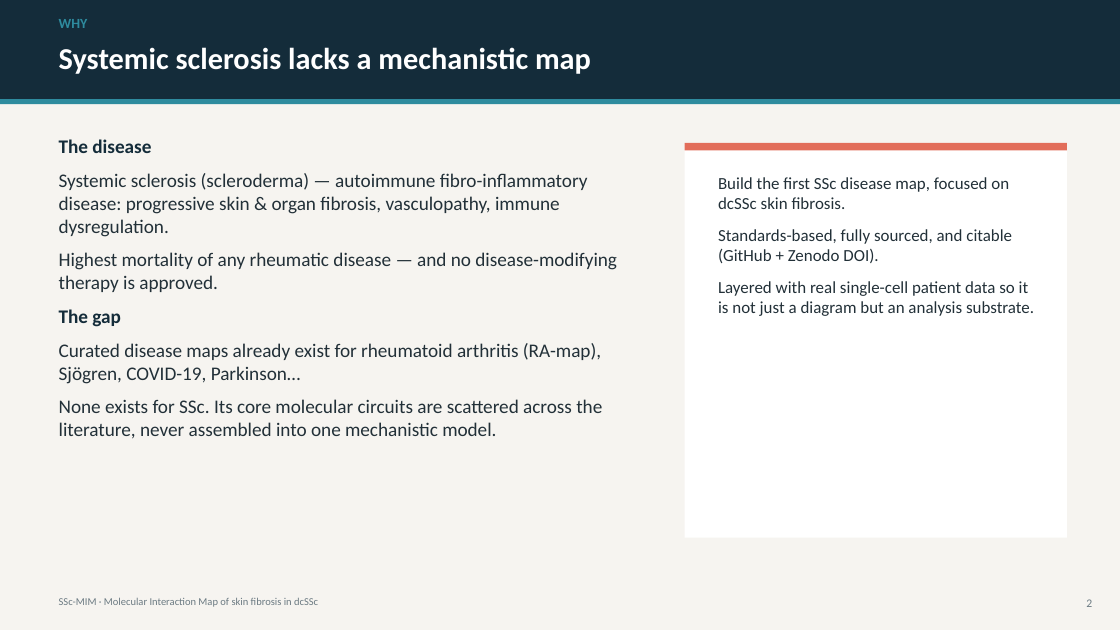
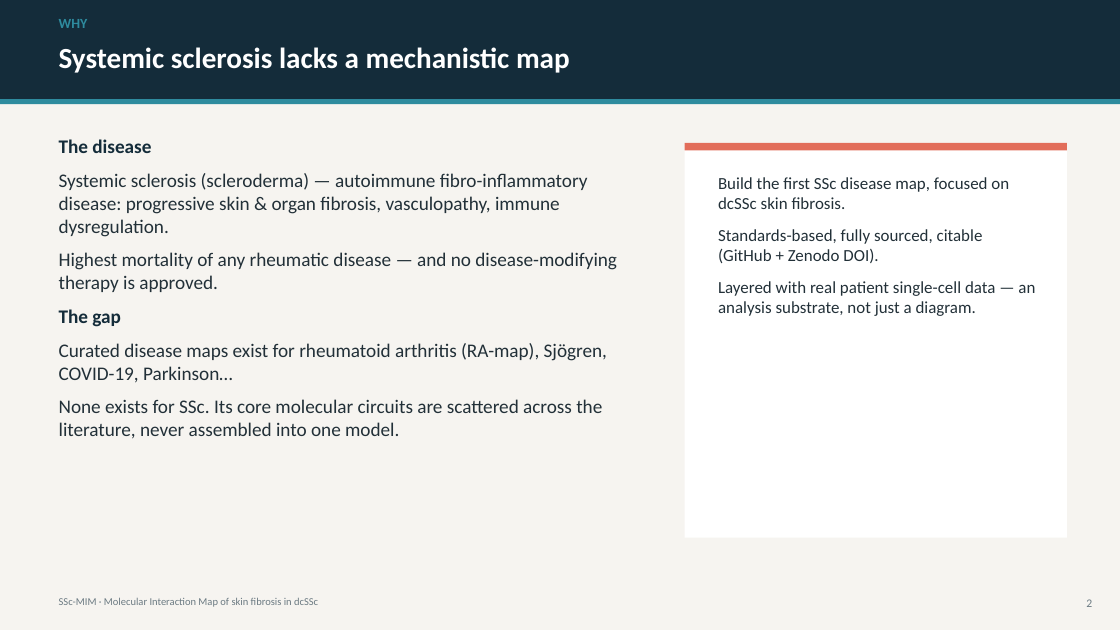
Before and after one commit to Nurtal/IDT_SSc_map, a slide deck: slide 2 of docs/SSc_MIM_presentation.pptx. Drawn at 1120x630 pixels with LibreOffice and Linux fonts; fonts in the diff are those of the drawing. Boxes give left, top, right and bottom in pixels: in the first picture for what was removed or moved away, otherwise in the second. Text is boxed around its words. In the diff, an @@ line names an element or a change of style, - is before the commit and + after.

```diff
--- a/docs/SSc_MIM_presentation.pptx
+++ b/docs/SSc_MIM_presentation.pptx
@@ text at (x1=59, y1=47, x2=570, y2=73): size 26 to 25 pt @@
@@ text at (x1=718, y1=229, x2=1035, y2=316): text changed @@
-Standards-based, fully sourced, and citable (GitHub + Zenodo DOI).
-Layered with real single-cell patient data so it is not just a diagram but an analysis substrate.
+Standards-based, fully sourced, citable (GitHub + Zenodo DOI).
+Layered with real patient single-cell data — an analysis substrate, not just a diagram.
@@ text at (x1=59, y1=343, x2=607, y2=439): text changed @@
-Curated disease maps already exist for rheumatoid arthritis (RA-map), Sjögren, COVID-19, Parkinson…
-None exists for SSc. Its core molecular circuits are scattered across the literature, never assembled into one mechanistic model.
+Curated disease maps exist for rheumatoid arthritis (RA-map), Sjögren, COVID-19, Parkinson…
+None exists for SSc. Its core molecular circuits are scattered across the literature, never assembled into one model.
```
Also in this commit, not shown: 11 other slides changed, 4 slides added, 1 slide removed, 3 other files.
